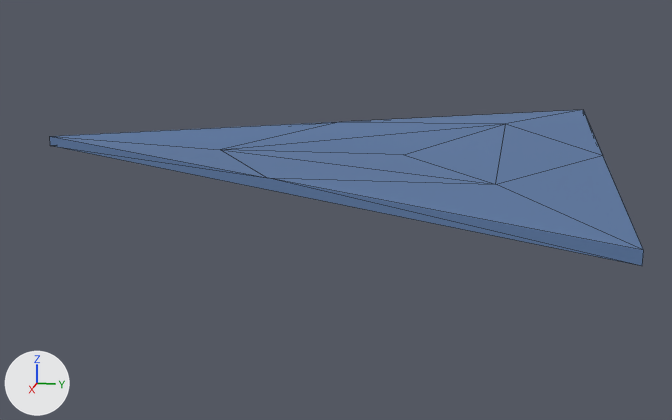
The glTF model public/assets/tile4.glb: old version first, new version second.
Before and after are seen from a 50 mm lens placed at (1.377, 0.749, 0.219), pointed at (0.009, 0.475, -0.123). The lights are fixed; the arrows at lower left show +X, +Y and +Z. Mesh edges are drawn as thin lines. Vertices at the same position are counted once.

The first picture shows 'water4'.
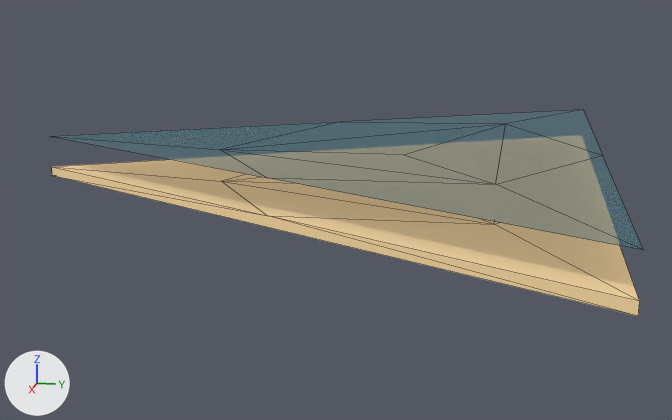
Pixel boxes (x1, y1, x2, y2) of what changed, in the pictures (672 x 420 px):
'water4', recoloured, surface changed, reshaped (10% shorter)
    before: (50, 110, 644, 266)
    after: (51, 110, 643, 250)
'sand4', added (beige)
    after: (52, 159, 640, 316)
part 1 of me_circle_018, deleted (blue)
    before: (50, 136, 644, 266)

Edits to the bpy script that builds the scene:
```text
Change mat_water:
    mat_water.base_color: (0.107, 0.188, 0.362) -> (0.00304, 0.144, 0.184)  # blue #5c78a2 -> dark cyan #0a6a77
    mat_water.roughness: 1.0 -> 0.357
    mat_water.alpha: 1.0 -> 0.518
Add mat_sand:
    mat_sand = principled_material('sand')
    mat_sand.base_color = (0.982, 0.716, 0.376)  # beige #fddca5
    mat_sand.roughness = 1.0
Change me_circle_018:
    where me_circle_018.from_pydata(...)  # 15 vertices, 24 faces; spans x -0.5..0.5, y 0.0..0.866, z 0.0..0.02
    used by ob_water4; location = (0.0, 0.0, -0.04)
    verts and faces of me_circle_018; kept vertices keep their numbers, new ones are numbered from 15
    before: 0 (0.5, 0.866, 0.0) at pixel (642, 266), 1 (-0.5, 0.866, 0.0), 2 (0.0, 0.0, 0.0) at pixel (50, 145), 3 (0.5, 0.866, 0.015) at pixel (643, 250), 4 (-0.5, 0.866, 0.015) at pixel (583, 109)
    before: 5 (0.0, 0.0, 0.015) at pixel (49, 136), 6 (-0.484, 0.866, 0.0), 7 (-0.459, 0.866, 0.015) at pixel (584, 112), 9 (0.25, 0.433, 0.015) at pixel (266, 177), 10 (-0.25, 0.433, 0.015) at pixel (341, 121)
    me_circle_018 part 1
    add delete_vertices([0, 1, 2, 6, 7])  # with the faces that use them
Add me_circle_020:
    me_circle_020.from_pydata([(0.5, 0.866, 0.0), (-0.5, 0.866, 0.0), (0.0, 0.0, 0.0), (0.5, 0.866, 0.015), (-0.5, 0.866, 0.015), (0.0, 0.0, 0.015), (-0.484, 0.866, 0.0), (-0.459, 0.866, 0.015), (0.0, 0.577, 0.005), (0.25, 0.433, 0.015), (-0.25, 0.433, 0.015), (0.0, 0.289, 0.003), (0.25, 0.722, 0.019), (-0.25, 0.722, 0.02), (0.0, 0.866, 0.015)], [], [(2, 1, 6), (2, 6, 0), (6, 1, 4), (6, 4, 7), (0, 6, 7), (0, 7, 3), (4, 1, 10), (5, 2, 9), (8, 11, 12), (5, 11, 10), (8, 12, 13), (13, 14, 4), (13, 12, 14), (12, 3, 14), (10, 13, 4), (10, 11, 13), (11, 8, 13), (12, 9, 3), (12, 11, 9), (11, 5, 9), (0, 3, 9), (2, 0, 9), (2, 5, 10), (1, 2, 10)])
    me_circle_020.materials.append(mat_sand)  # beige #fddca5
Add ob_sand4:
    ob_sand4 = bpy.data.objects.new('sand4', me_circle_020)
    ob_sand4.location = (0.0, 0.0, -0.09)
```
